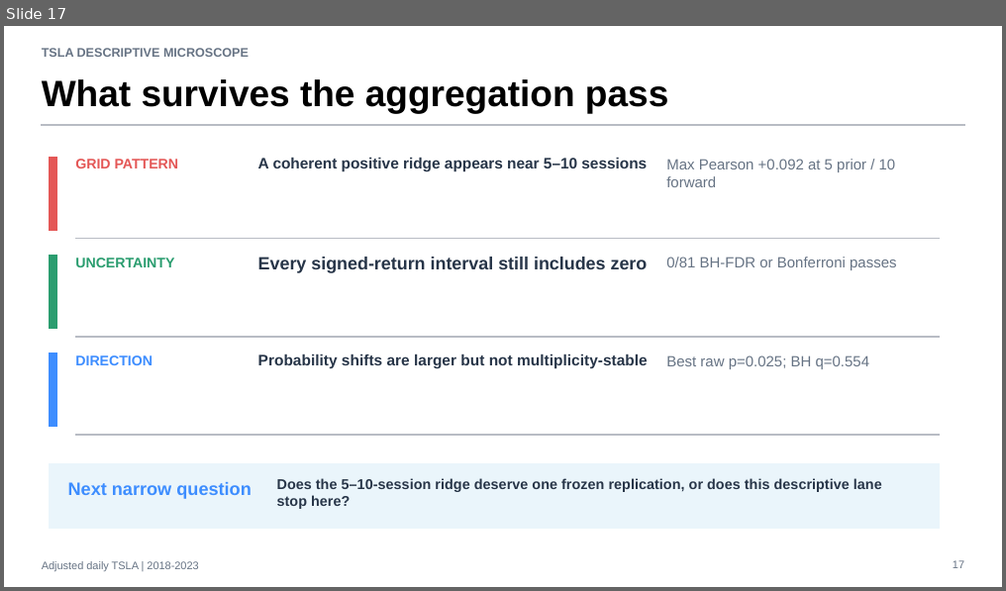
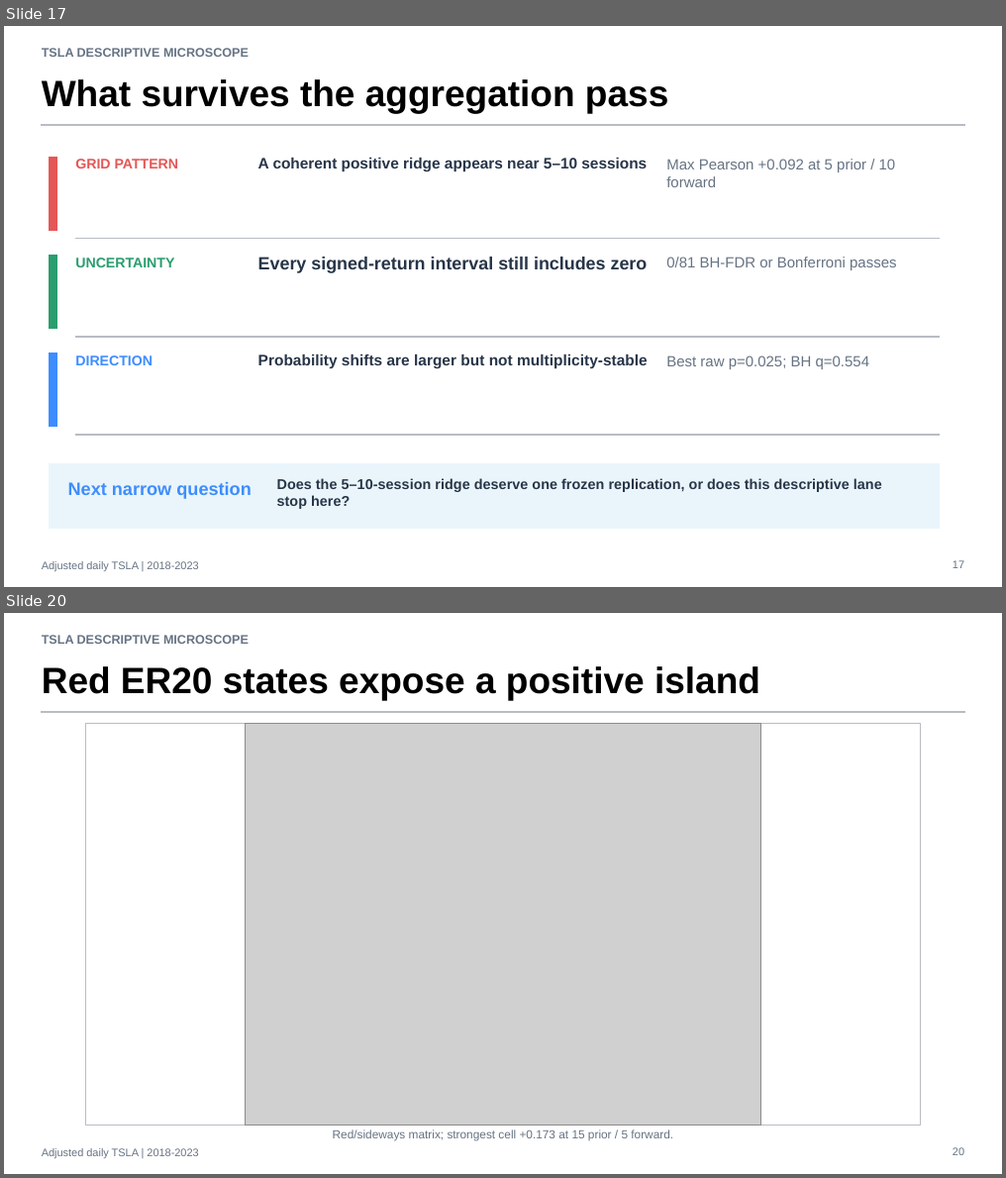
Before and after one commit to Francisc0Franc0/Time-Series-Modeling-Gen5, a slide deck: operator_hypothesis_lab/presentations/tsla_descriptive_microscope_evidence.pptx. Shown one above the other, each under a label of ours: slide 17 before the commit, slides 17 and 20 after it; the slides between them are not shown. The pictures are 1006x591 and 1006x1178 pixels, drawn with LibreOffice and Linux fonts; fonts in the diff are those of the drawing; grey boxes stand for pictures. Boxes give left, top, right and bottom in pixels: in the first picture for what was removed or moved away, otherwise in the second. Text is boxed around its words. In the diff, an @@ line names an element or a change of style, - is before the commit and + after.

Commit message:
Condition TSLA return grid on ER20 regimes

```diff
--- a/operator_hypothesis_lab/presentations/tsla_descriptive_microscope_evidence.pptx
+++ b/operator_hypothesis_lab/presentations/tsla_descriptive_microscope_evidence.pptx
@@ slide 20 added at [4, 613, 1002, 1174], background #FFFFFF @@
@@ text added at [42, 635, 249, 644], 12 pt, text #667384, bold @@
+TSLA DESCRIPTIVE MICROSCOPE
@@ text added at [42, 666, 760, 700], 35.2 pt, text #000000, bold @@
+Red ER20 states expose a positive island
@@ rectangle added at [42, 711, 964, 713], fill #B8BCC4, outline #B8BCC4 0 pt @@
@@ rectangle added at [85, 724, 921, 1125], fill #FFFFFF, outline #B8BCC4 0.75 pt @@
@@ picture added at [245, 724, 761, 1125] @@
@@ text added at [333, 1130, 673, 1142], 11.2 pt, text #667384 @@
+Red/sideways matrix; strongest cell +0.173 at 15 prior / 5 forward.
@@ text added at [42, 1149, 198, 1158], 10.5 pt, text #667384 @@
+Adjusted daily TSLA | 2018-2023
@@ text added at [952, 1148, 964, 1156], 10.5 pt, text #667384 @@
+20
```
Also in this commit, not shown: 5 other slides added, 6 other files.
